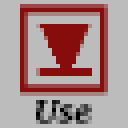
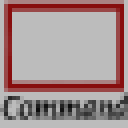
Revision of a layered 128x128 image; what changed, layer by layer:
renamed "Text Layer" to "Text Layer#2", painted on it over (0, 92, 128, 124)
renamed "Text Layer" to "Pasted Layer", painted on it over (4, 0, 124, 96)
